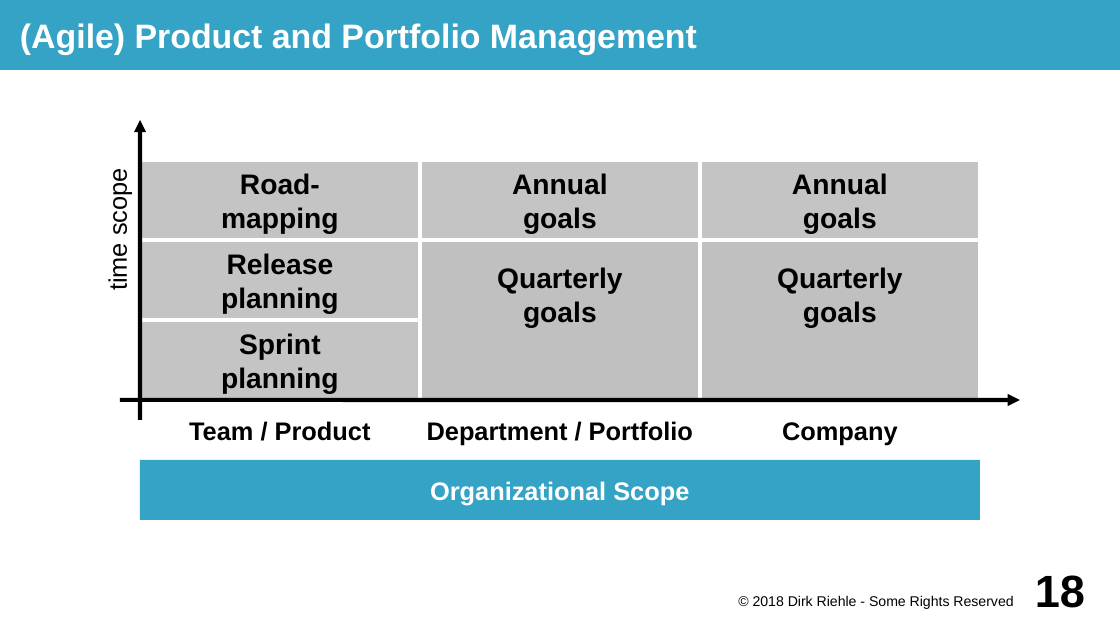
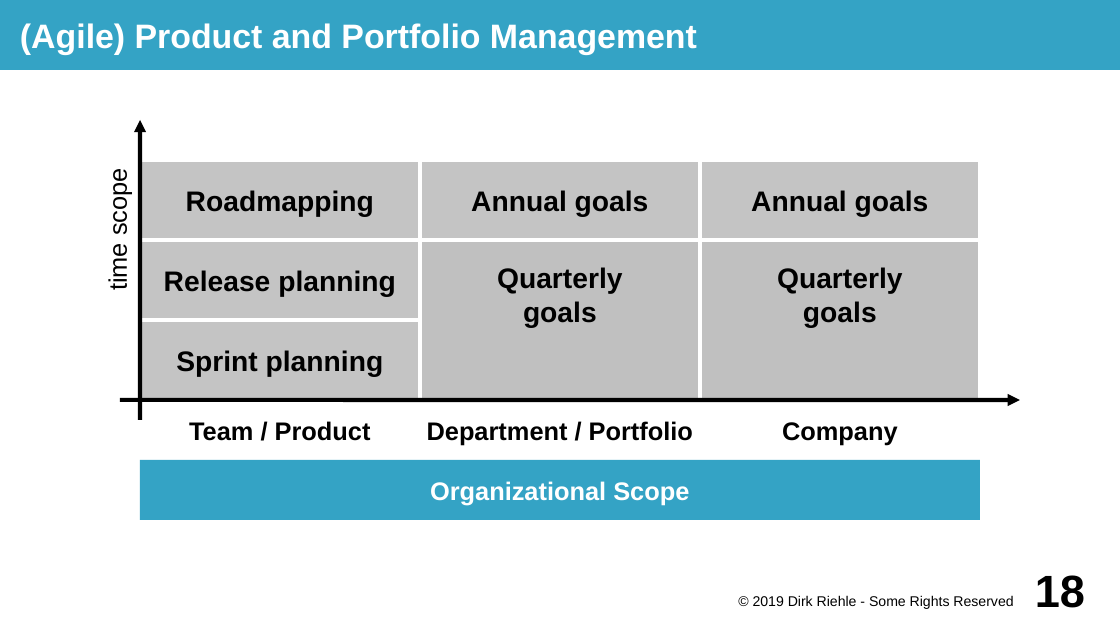
Before and after one commit to dirkriehle/prod-course, a slide deck: slide 18 of Lecture slides/PROD C02 - Strategic Product Management.odp. Drawn at 1120x630 pixels with LibreOffice and Linux fonts; fonts in the diff are those of the drawing. Boxes give left, top, right and bottom in pixels: in the first picture for what was removed or moved away, otherwise in the second. Text is boxed around its words. In the diff, an @@ line names an element or a change of style, - is before the commit and + after.

```diff
--- a/Lecture slides/PROD C02 - Strategic Product Management.odp
+++ b/Lecture slides/PROD C02 - Strategic Product Management.odp
@@ text in rectangle at (186, 190, 374, 217): text changed @@
-Road-
-mapping
+Roadmapping
@@ text in rectangle at (471, 190, 649, 217): text changed @@
-Annual
-goals
+Annual goals
@@ text in rectangle at (751, 190, 929, 217): text changed @@
-Annual
-goals
+Annual goals
@@ text in rectangle at (164, 270, 396, 297): text changed @@
-Release
-planning
+Release planning
@@ text in rectangle at (176, 350, 384, 377): text changed @@
-Sprint
-planning
+Sprint planning
@@ text at (753, 595, 1013, 609): text changed @@
-© 2018 Dirk Riehle - Some Rights Reserved
+© 2019 Dirk Riehle - Some Rights Reserved
```
Also in this commit, not shown: 23 other slides changed, 8 other files.
